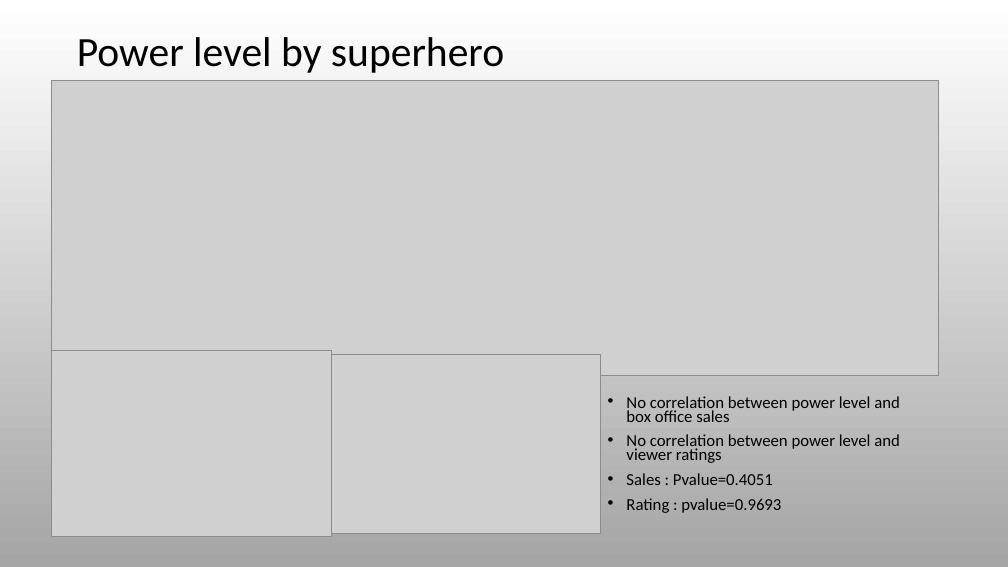
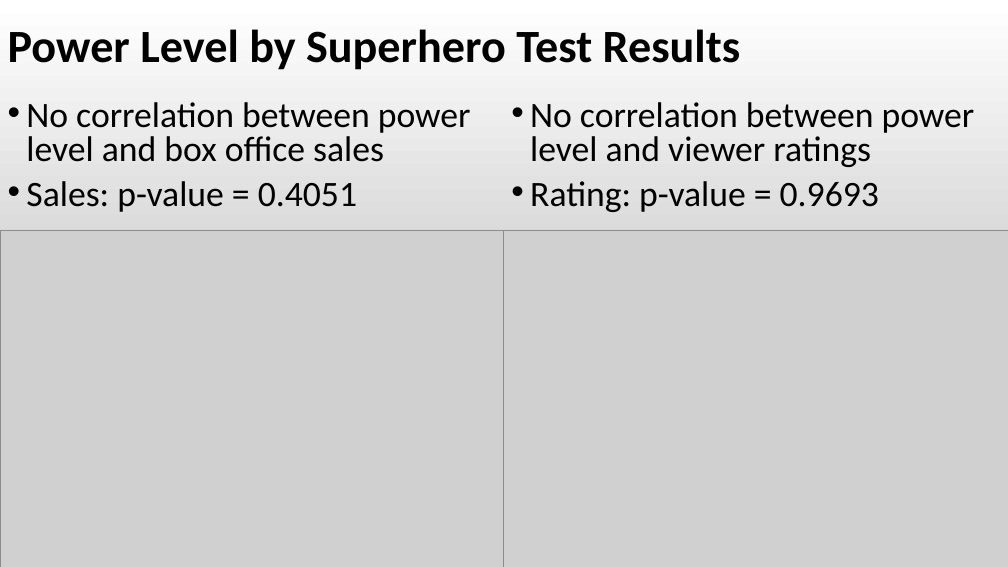
Before and after one commit to RyanSchraeder/Team-Aurora-Marvels, a slide deck: slide 13 of Project_1_Superheros.pptx (slide 12 before the commit). Drawn at 1008x567 pixels with LibreOffice and Linux fonts; fonts in the diff are those of the drawing; grey boxes stand for pictures. Boxes give left, top, right and bottom in pixels: in the first picture for what was removed or moved away, otherwise in the second. Text is boxed around its words. In the diff, an @@ line names an element or a change of style, - is before the commit and + after.

```diff
--- a/Project_1_Superheros.pptx
+++ b/Project_1_Superheros.pptx
@@ text at (x1=8, y1=29, x2=740, y2=70): text changed; size 39.6 to 44 pt; bold on @@
-Power level by superhero
+Power Level by Superhero Test Results
@@ picture removed at (x1=51, y1=80, x2=938, y2=376) @@
@@ text "No correlation between power level ..." moved from (x1=626, y1=396, x2=900, y2=513) to (x1=26, y1=102, x2=471, y2=212) @@
@@ text at (x1=26, y1=102, x2=471, y2=162): size 16 to 34 pt in "No correlation between power level and box ..."; line spacing 0.7 to 0.8 @@
@@ text added at (x1=530, y1=102, x2=975, y2=212), 34 pt, text #000000 @@
+• No correlation between power level and viewer ratings
+• Rating: p-value = 0.9693
@@ text at (x1=26, y1=181, x2=357, y2=212): text changed; size 16 to 34 pt @@
-• No correlation between power level and viewer ratings
-• Sales : Pvalue=0.4051
-• Rating : pvalue=0.9693
+• Sales: p-value = 0.4051
@@ picture resized from (x1=51, y1=350, x2=331, y2=537) to (x1=0, y1=231, x2=504, y2=567) @@
@@ picture resized from (x1=331, y1=354, x2=600, y2=533) to (x1=504, y1=231, x2=1008, y2=567) @@
```
Also in this commit, not shown: 23 other slides changed, 1 slide added.
